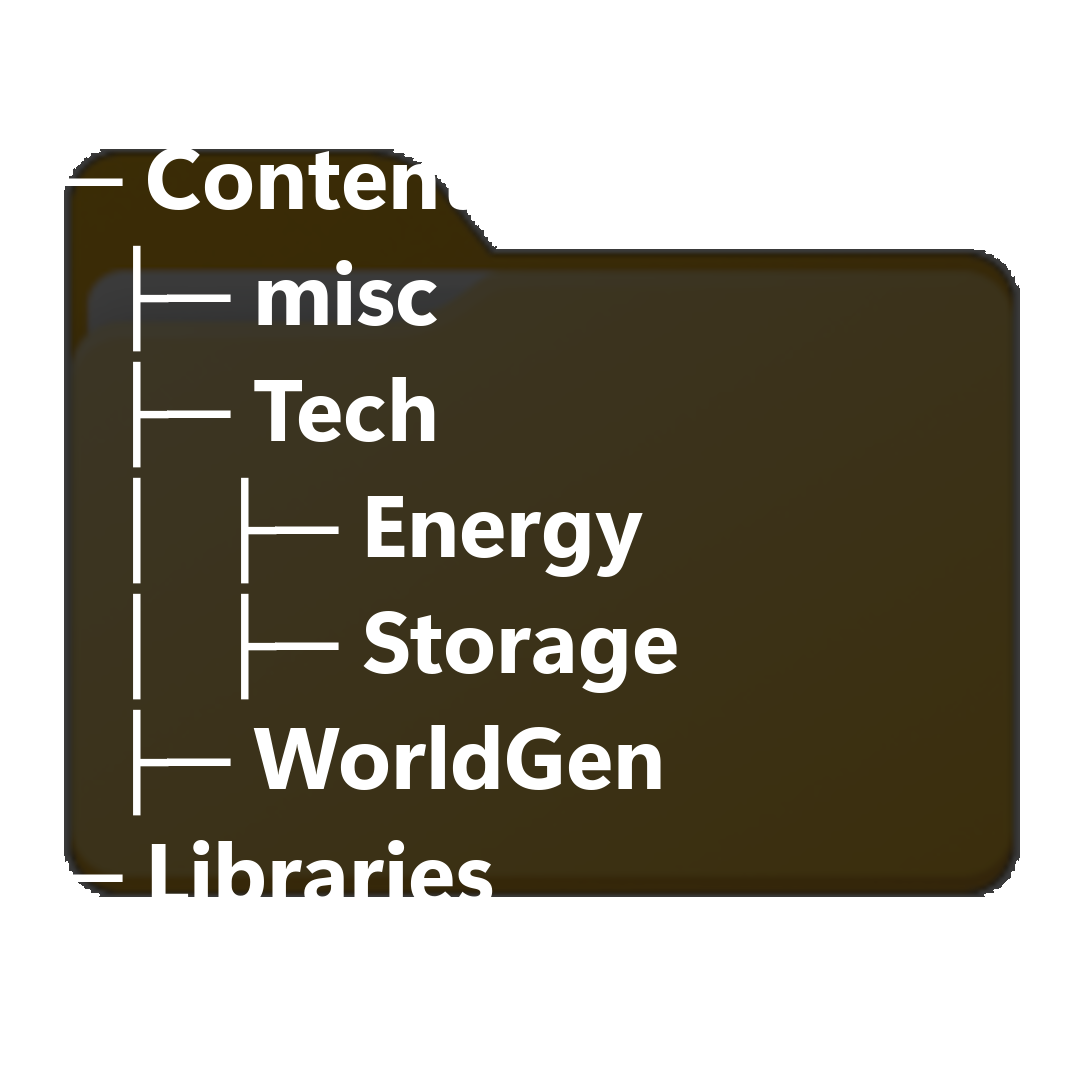
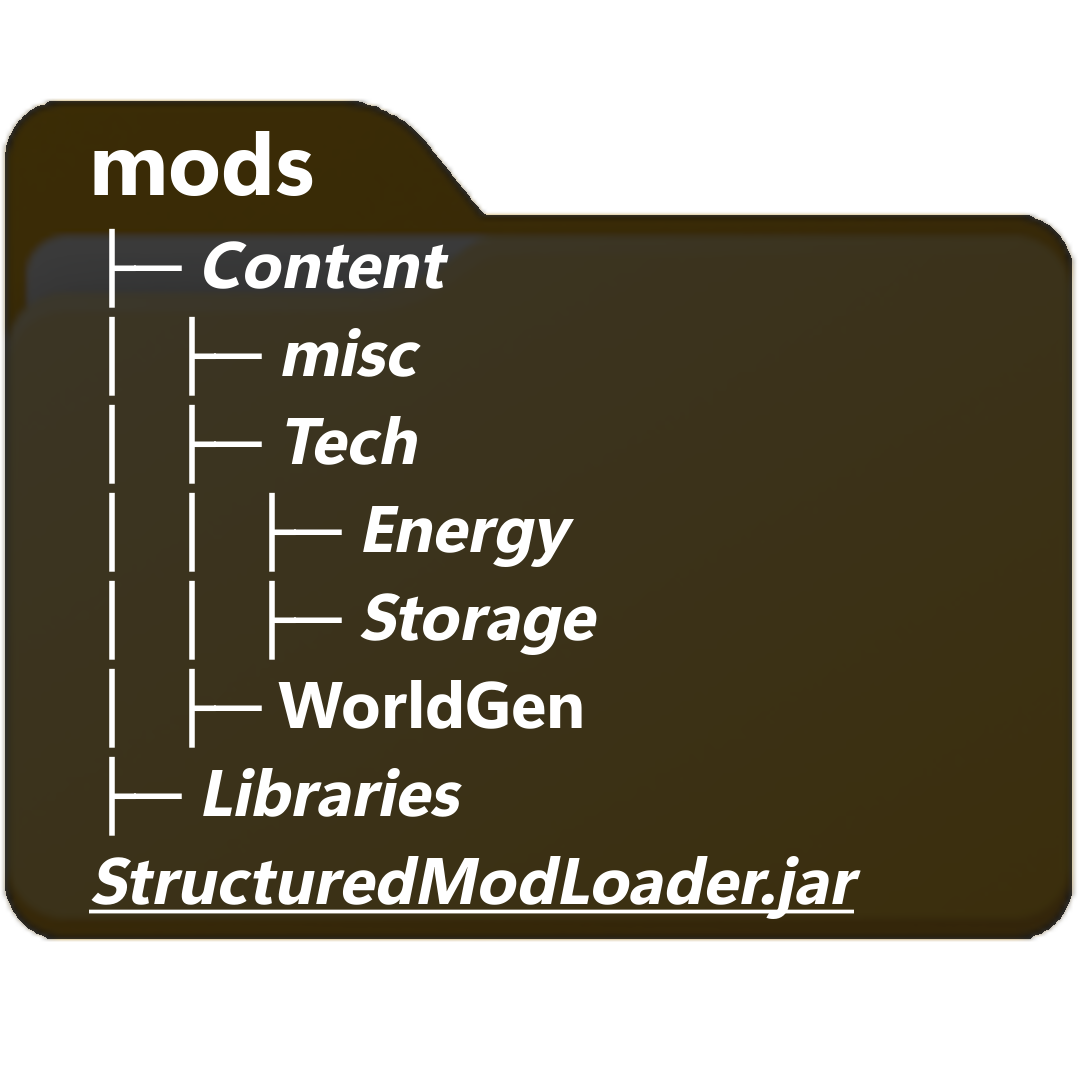
The second (1080, 1080) image is a revision of the first. Changes to its layers:
painted on "mods ..." over (0, 98, 1026, 942)
painted on "Dark" over (5, 101, 1072, 939)
painted on "Eingefügte Ebene" over (0, 98, 1078, 942)
